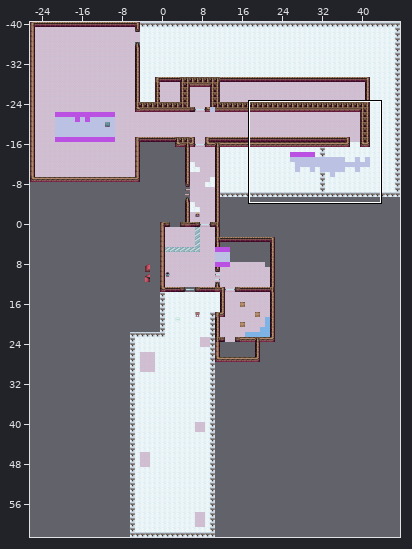
Two states of a Tiled map (JSON), public/maps/map.json. Above: a wide view before the commit, with the close-up outlined.
Close-up. Earlier state:
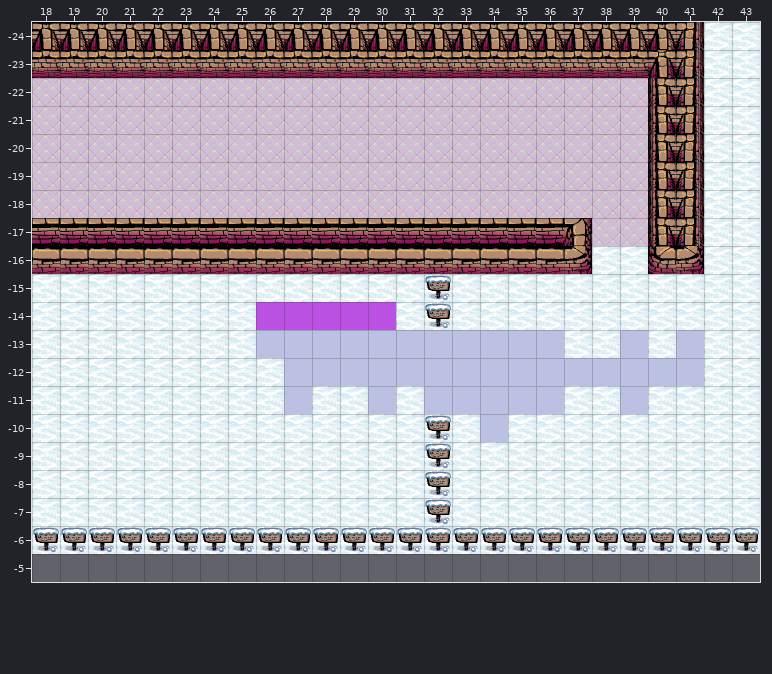
Cells are 64x64 px. Shown: x 18..43, y -24..-5. The commit also changed other parts of the map, which this record leaves out.
Now the later version:
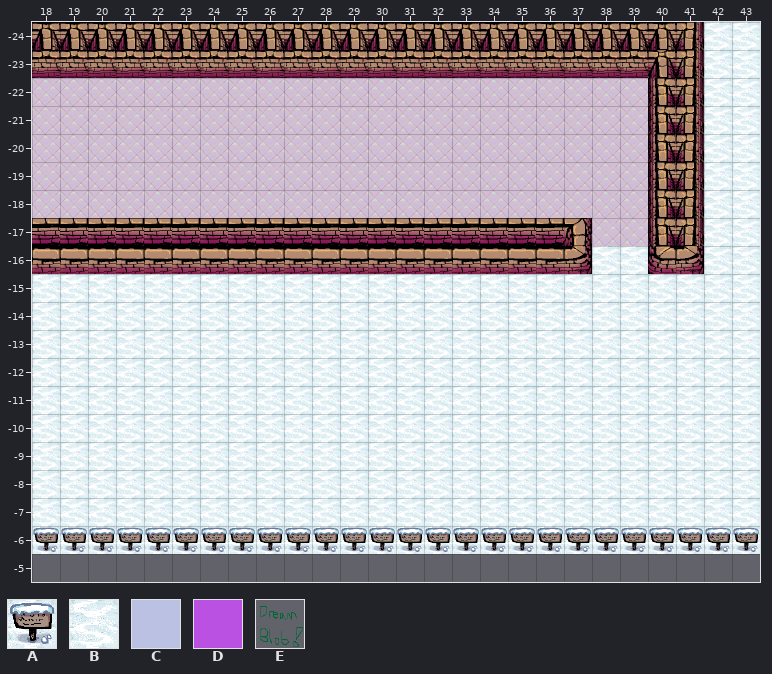
Key: from "tileset": A 28, B 29, C 31, D 32, E 41 "dreamBlob".
_ is an empty cell, # one hidden under a higher layer, . an unchanged one.
Objects are placed by their top-left corner, in cells (3,4 is the top-left corner of cell 3,4); size is 1x1 cell unless given.
Changes in this commit:
--- layer "L1/Reality Ground Layer 1"
@@ x 32..32 @@
--15 A
--14 A
--13 #
--12 #
--11 #
--10 A
- -9 A
- -8 A
- -7 A
+-15 B
+-14 B
+-13 B
+-12 B
+-11 B
+-10 B
+ -9 B
+ -8 B
+ -7 B
--- layer "L1/Reality Object Layer 1"
-E "dreamBlob" at 26,-14
+(outside this view)
--- layer "L1/Dream Ground Layer 1"
@@ x 26..41 @@
--14 DDDDD...........
--13 CCCCCCCCCCC..C.C
--12 .CCCCCCCCCCCCCCC
--11 .C..C.CCCCC..C..
--10 ........C.......
+-14 _____...........
+-13 ___________.._._
+-12 ._______________
+-11 ._.._._____.._..
+-10 ........_.......
